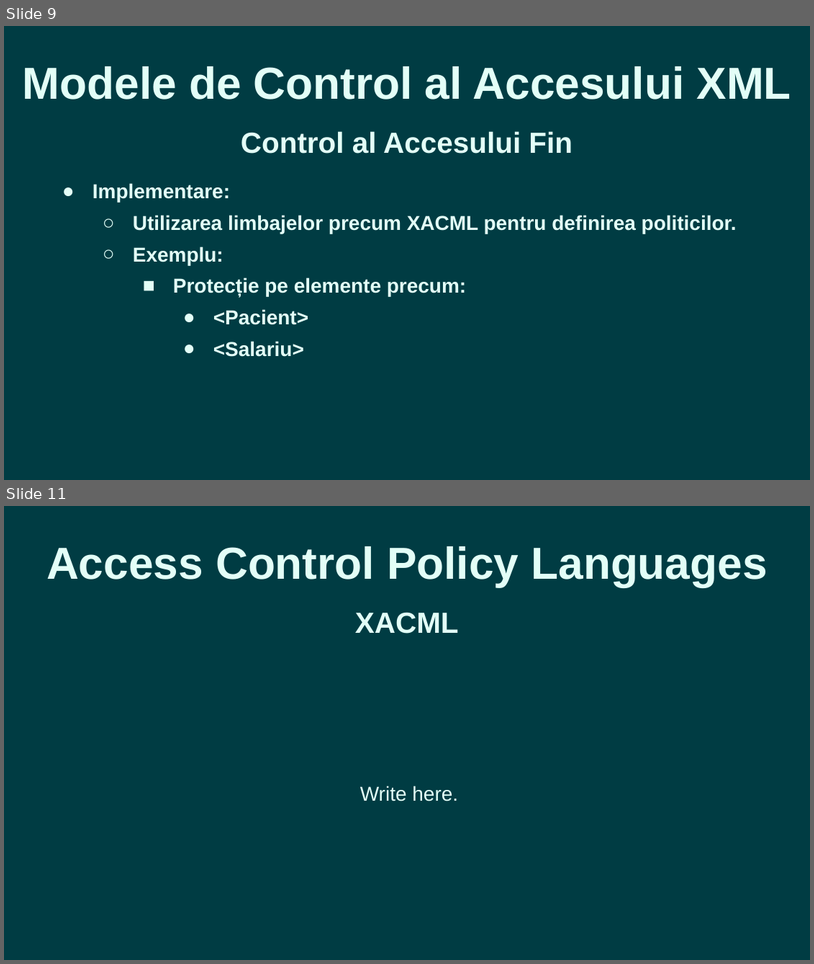
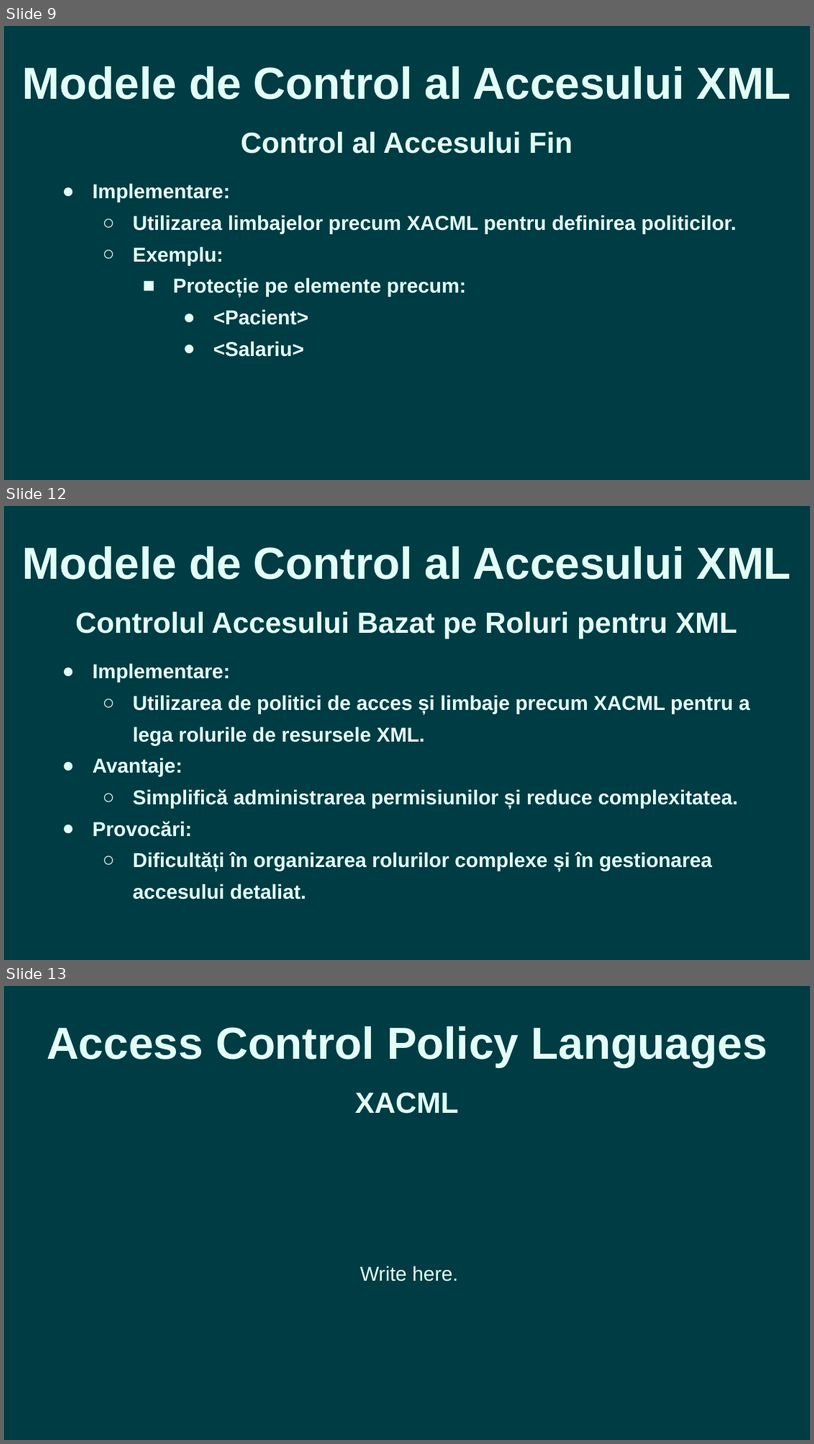
Before and after one commit to romantudorofficial/University_InformationSecurity, a slide deck: Access Control for XML - Presentation.pptx. Shown one above the other, each under a label of ours: slides 9 and 11 before the commit, slides 9, 12 and 13 after it; the slides between them are not shown. The pictures are 814x964 and 814x1444 pixels, drawn with LibreOffice and Linux fonts; fonts in the diff are those of the drawing. Boxes give left, top, right and bottom in pixels: in the first picture for what was removed or moved away, otherwise in the second. Text is boxed around its words. In the diff, an @@ line names an element or a change of style, - is before the commit and + after.

Commit message:
Added Role-Based Access Control
I have added the Role-Based Access Control subchapter.

```diff
--- a/Access Control for XML - Presentation.pptx
+++ b/Access Control for XML - Presentation.pptx
@@ slide 12 added at <box>4,506,810,960</box>, background #003C43 @@
@@ text added at <box>23,546,792,579</box>, 40 pt, text #E3FEF7, bold @@
+Modele de Control al Accesului XML
@@ text added at <box>75,611,737,638</box>, 26 pt, text #E3FEF7, bold @@
+Controlul Accesului Bazat pe Roluri pentru XML
@@ text added at <box>93,663,751,899</box>, 18 pt, text #E3FEF7, bold @@
+● Implementare:
+  ○ Utilizarea de politici de acces și limbaje precum XACML pentru a lega rolurile de resursele XML.
+● Avantaje:
+  ○ Simplifică administrarea permisiunilor și reduce complexitatea.
+● Provocări:
+  ○ Dificultăți în organizarea rolurilor complexe și în gestionarea accesului detaliat.
@@ what was slide 11 is now slide 13 @@
```
Also in this commit, not shown: 2 other slides added, 1 slide removed, 3 other files.
